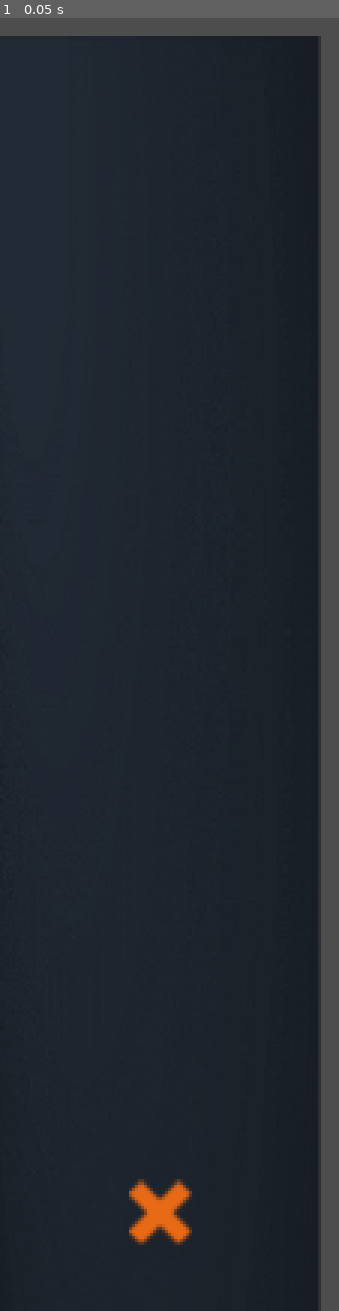
Above: before the commit, frame 1.
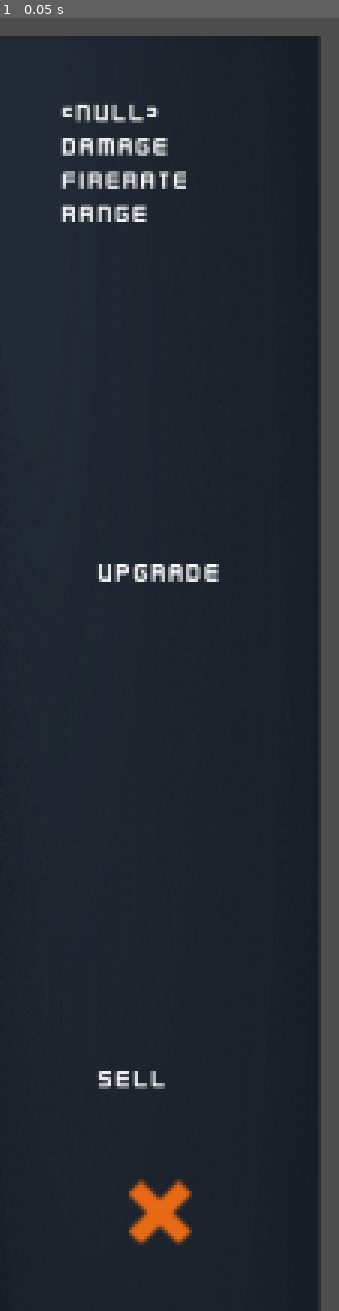
Above: after the commit, the same moment.

Repository: Sondervick/PWS-TowerDefense-Game
Game: Godot game, scene res://Scenes/UIScenes/TowerUpgrade.tscn
Same seed, same stepped clock (60 frames per second), same inputs: the game is played once before the commit and once after it. This scene is started directly instead of the project's main scene.
Inputs:
- Up to frame 1 (0.05 s): no input

The runs differ from the first frame. In frame 1, 1.8% of the frame differs, in the area x 17-65%, y 6-83%.
Error after the commit: Invalid type in function 'set_text' in base 'Label'. Cannot convert argument 1 from Nil to String. (res://Scenes/UIScenes/TowerUpgrade.gd:11)

Commit message:
verder aan upgrade menu

Diff:
--- a/Scenes/Towers/Turrets.gd
+++ b/Scenes/Towers/Turrets.gd
@@ -94,6 +94,7 @@
 
 func onUpgradeMenu():
 	var upgrade_menu = load("res://Scenes/UIScenes/TowerUpgrade.tscn").instantiate()
+	upgrade_menu.tower_type = type
 	get_parent().get_parent().get_parent().get_node("UI/HUD").add_child(upgrade_menu, true)
 
 func _on_range_body_entered(body):
--- a/Scenes/UIScenes/TowerUpgrade.gd
+++ b/Scenes/UIScenes/TowerUpgrade.gd
@@ -1,4 +1,36 @@
 extends Control
+
+var tower_type
+var upgrade
+var costs
+var damage
+var fire_rate
+var range
+
+func _ready():
+	get_node("Margin/VBC-Labels/TowerName").set_text(tower_type)
+	upgrade = GameData.tower_data[tower_type]["next-upgrade"]
+	costs = GameData.tower_data[tower_type]["costs"]
+	damage = GameData.tower_data[tower_type]["damage"]
+	fire_rate = GameData.tower_data[tower_type]["fire_rate"]
+	range = GameData.tower_data[tower_type]["range"]
+	get_node("Margin/VBC-Buttons/SellButton/SellLabel").set_text("Sell (" + str(int(costs/2)) + ")")
+	get_node("Margin/VBC-Labels/Damage").set_text("Damage: " + str(damage))
+	get_node("Margin/VBC-Labels/RateOfFire").set_text("RoF: " + str(fire_rate) + " sec")
+	get_node("Margin/VBC-Labels/Range").set_text("Range: " + str(range))
+
+	if upgrade == "none":
+		get_node("Margin/VBC-Labels/UpgradeButton").disabled = true
+		get_node("Margin/VBC-Labels/UpgradeButton/UpgradeLabel").set_text("Max Upgrade")
+
 
 func _on_close_pressed():
 	self.queue_free()
+
+
+func _on_upgrade_button_pressed():
+	print(upgrade)
+
+
+func _on_sell_button_pressed():
+	print(int(costs/2))
--- a/Scenes/UIScenes/TowerUpgrade.tscn
+++ b/Scenes/UIScenes/TowerUpgrade.tscn
@@ -1,8 +1,9 @@
-[gd_scene load_steps=4 format=3 uid="uid://bdewcnqtkfwsf"]
+[gd_scene load_steps=5 format=3 uid="uid://bdewcnqtkfwsf"]
 
 [ext_resource type="Script" path="res://Scenes/UIScenes/TowerUpgrade.gd" id="1_i67xv"]
 [ext_resource type="Texture2D" uid="uid://baholcpylc6vw" path="res://Assets/UI/Art/BackGround.png" id="1_no00y"]
 [ext_resource type="Texture2D" uid="uid://cmmovymas2l05" path="res://Assets/UI/Menu/red_cross.png" id="2_8tvn2"]
+[ext_resource type="FontFile" uid="uid://cmvhle8a2rai2" path="res://Assets/Fonts/Kenney Future Narrow.ttf" id="3_sf6ww"]
 
 [node name="TowerUpgrade" type="Control"]
 layout_mode = 3
@@ -41,11 +42,95 @@
 theme_override_constants/margin_right = 50
 theme_override_constants/margin_bottom = 50
 
-[node name="VBC" type="VBoxContainer" parent="Margin"]
+[node name="VBC-Labels" type="VBoxContainer" parent="Margin"]
+layout_mode = 2
+size_flags_vertical = 0
+
+[node name="TowerName" type="Label" parent="Margin/VBC-Labels"]
+layout_mode = 2
+size_flags_vertical = 8
+theme_override_fonts/font = ExtResource("3_sf6ww")
+theme_override_font_sizes/font_size = 20
+text = "PLACEHOLDER"
+
+[node name="Damage" type="Label" parent="Margin/VBC-Labels"]
+layout_mode = 2
+size_flags_vertical = 8
+theme_override_fonts/font = ExtResource("3_sf6ww")
+theme_override_font_sizes/font_size = 20
+text = "Damage"
+
+[node name="RateOfFire" type="Label" parent="Margin/VBC-Labels"]
+layout_mode = 2
+size_flags_vertical = 8
+theme_override_fonts/font = ExtResource("3_sf6ww")
+theme_override_font_sizes/font_size = 20
+text = "FIRERATE"
+
+[node name="Range" type="Label" parent="Margin/VBC-Labels"]
+layout_mode = 2
+size_flags_vertical = 8
+theme_override_fonts/font = ExtResource("3_sf6ww")
+theme_override_font_sizes/font_size = 20
+text = "Range"
+
+[node name="Control" type="Control" parent="Margin/VBC-Labels"]
+custom_minimum_size = Vector2(0, 256)
+layout_mode = 2
+
+[node name="UpgradeButton" type="TextureButton" parent="Margin/VBC-Labels"]
+custom_minimum_size = Vector2(0, 25)
+layout_mode = 2
+
+[node name="UpgradeLabel" type="Label" parent="Margin/VBC-Labels/UpgradeButton"]
+layout_mode = 1
+anchors_preset = 8
+anchor_left = 0.5
+anchor_top = 0.5
+anchor_right = 0.5
+anchor_bottom = 0.5
+offset_left = -49.5
+offset_top = -13.0
+offset_right = 49.5
+offset_bottom = 13.0
+grow_horizontal = 2
+grow_vertical = 2
+size_flags_vertical = 8
+theme_override_fonts/font = ExtResource("3_sf6ww")
+theme_override_font_sizes/font_size = 20
+text = "UPGRADE"
+
+[node name="VBC-Buttons" type="VBoxContainer" parent="Margin"]
 layout_mode = 2
 size_flags_vertical = 8
 
-[node name="Close" type="TextureButton" parent="Margin/VBC"]
+[node name="SellButton" type="TextureButton" parent="Margin/VBC-Buttons"]
+custom_minimum_size = Vector2(0, 25)
+layout_mode = 2
+
+[node name="SellLabel" type="Label" parent="Margin/VBC-Buttons/SellButton"]
+layout_mode = 1
+anchors_preset = 8
+anchor_left = 0.5
+anchor_top = 0.5
+anchor_right = 0.5
+anchor_bottom = 0.5
+offset_left = -49.5
+offset_top = -13.0
+offset_right = 49.5
+offset_bottom = 13.0
+grow_horizontal = 2
+grow_vertical = 2
+size_flags_vertical = 8
+theme_override_fonts/font = ExtResource("3_sf6ww")
+theme_override_font_sizes/font_size = 20
+text = "SELL"
+
+[node name="Control2" type="Control" parent="Margin/VBC-Buttons"]
+custom_minimum_size = Vector2(0, 60)
+layout_mode = 2
+
+[node name="Close" type="TextureButton" parent="Margin/VBC-Buttons"]
 custom_minimum_size = Vector2(50, 50)
 layout_mode = 2
 size_flags_horizontal = 4
@@ -53,8 +138,10 @@
 texture_normal = ExtResource("2_8tvn2")
 stretch_mode = 0
 
-[node name="Control" type="Control" parent="Margin/VBC"]
+[node name="Control" type="Control" parent="Margin/VBC-Buttons"]
 custom_minimum_size = Vector2(0, 60)
 layout_mode = 2
 
-[connection signal="pressed" from="Margin/VBC/Close" to="." method="_on_close_pressed"]
+[connection signal="pressed" from="Margin/VBC-Labels/UpgradeButton" to="." method="_on_upgrade_button_pressed"]
+[connection signal="pressed" from="Margin/VBC-Buttons/SellButton" to="." method="_on_sell_button_pressed"]
+[connection signal="pressed" from="Margin/VBC-Buttons/Close" to="." method="_on_close_pressed"]
Not shown, changed: export_presets.cfg
